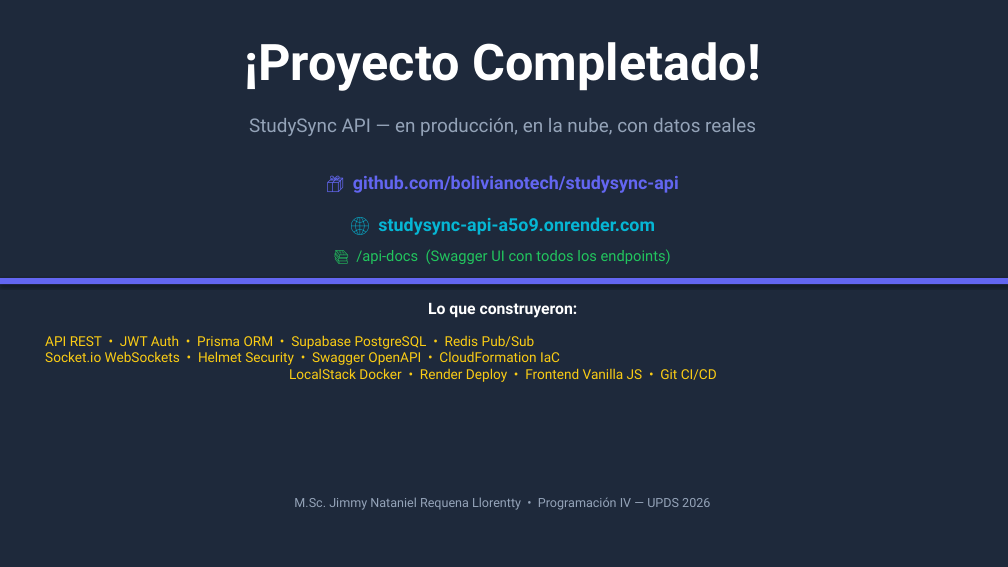
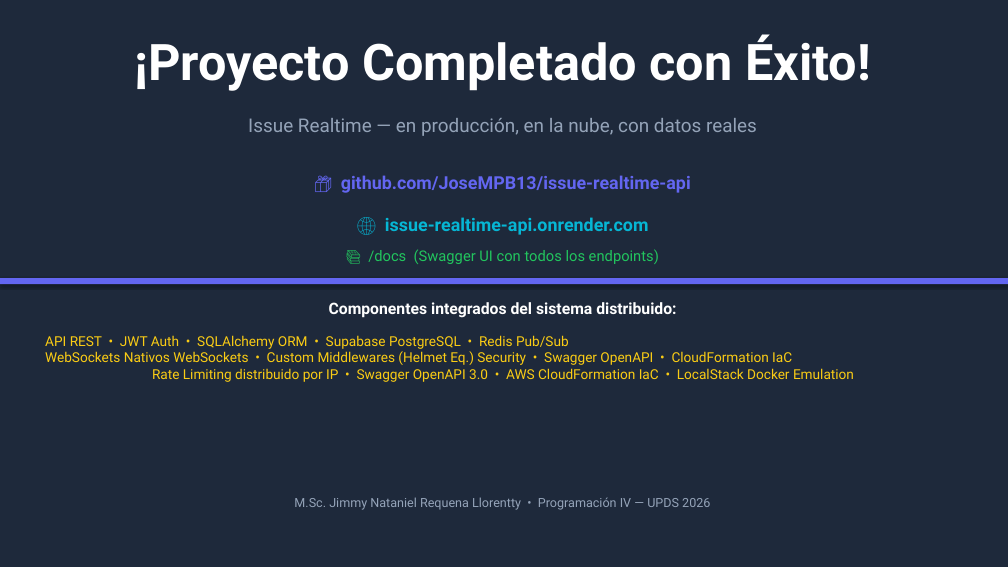
Before and after one commit to JoseMPB13/P4, a slide deck: slide 18 of StudySync_Presentacion_Proyecto_Final.pptx. Drawn at 1008x567 pixels with LibreOffice and Linux fonts; fonts in the diff are those of the drawing. Boxes give left, top, right and bottom in pixels: in the first picture for what was removed or moved away, otherwise in the second. Text is boxed around its words. In the diff, an @@ line names an element or a change of style, - is before the commit and + after.

Commit message:
docs: actualizar presentacion de PowerPoint con el stack tecnico veridico de Issue Realtime

```diff
--- a/StudySync_Presentacion_Proyecto_Final.pptx
+++ b/StudySync_Presentacion_Proyecto_Final.pptx
@@ text at [134,34,871,91]: text changed @@
-¡Proyecto Completado!
+¡Proyecto Completado con Éxito!
@@ text at [248,118,757,136]: text changed @@
-StudySync API — en producción, en la nube, con datos reales
+Issue Realtime — en producción, en la nube, con datos reales
@@ text at [341,175,691,193]: text changed @@
-📦 github.com/bolivianotech/studysync-api
+📦 github.com/JoseMPB13/issue-realtime-api
@@ text at [385,217,649,235]: text changed @@
-🌐 studysync-api-a5o9.onrender.com
+🌐 issue-realtime-api.onrender.com
@@ text at [368,249,659,264]: text changed @@
-📚 /api-docs (Swagger UI con todos los endpoints)
+📚 /docs (Swagger UI con todos los endpoints)
@@ text at [329,302,676,318]: text changed @@
-Lo que construyeron:
+Componentes integrados del sistema distribuido:
@@ text at [45,335,854,382]: text changed @@
-API REST • JWT Auth • Prisma ORM • Supabase PostgreSQL • Redis Pub/Sub
-Socket.io WebSockets • Helmet Security • Swagger OpenAPI • CloudFormation IaC
-LocalStack Docker • Render Deploy • Frontend Vanilla JS • Git CI/CD
+API REST • JWT Auth • SQLAlchemy ORM • Supabase PostgreSQL • Redis Pub/Sub
+WebSockets Nativos WebSockets • Custom Middlewares (Helmet Eq.) Security • Swagger OpenAPI • CloudFormation IaC
+Rate Limiting distribuido por IP • Swagger OpenAPI 3.0 • AWS CloudFormation IaC • LocalStack Docker Emulation
```
Also in this commit, not shown: 17 other slides changed.
